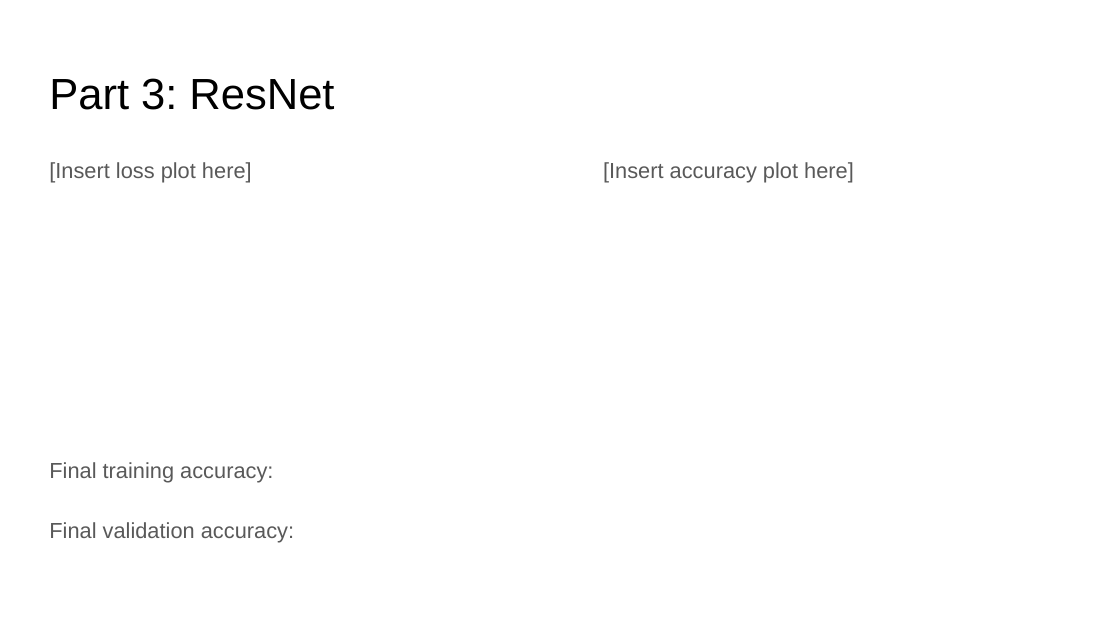
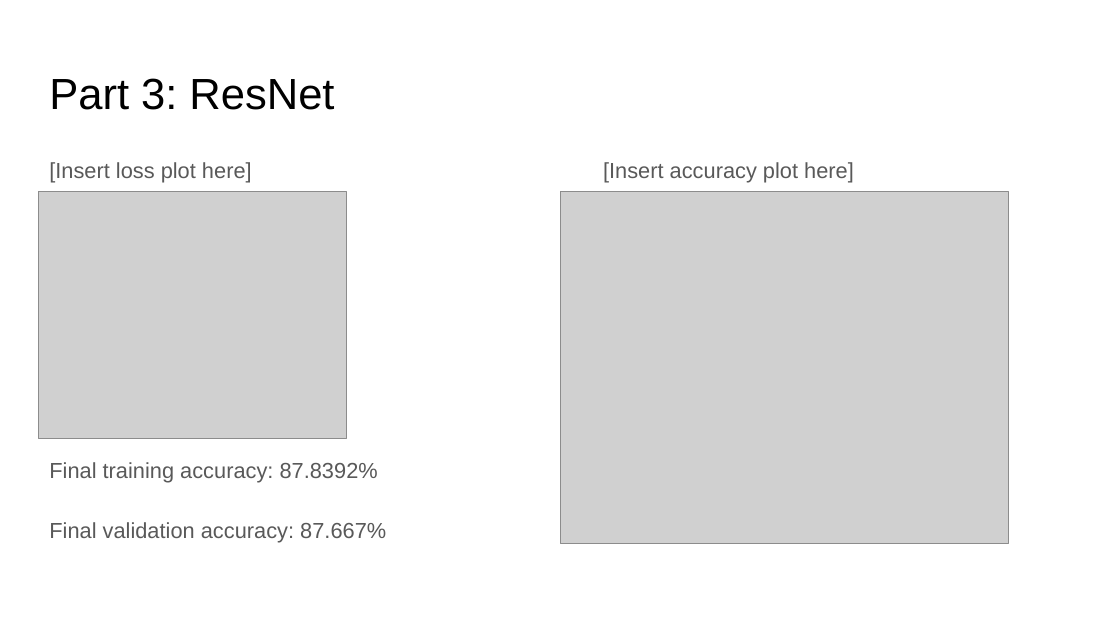
Before and after one commit to aashutoshav/Computer-Vision-Project-3, a slide deck: slide 7 of docs/proj3_report.pptx. Drawn at 1120x630 pixels with LibreOffice and Linux fonts; fonts in the diff are those of the drawing; grey boxes stand for pictures. Boxes give left, top, right and bottom in pixels: in the first picture for what was removed or moved away, otherwise in the second. Text is boxed around its words. In the diff, an @@ line names an element or a change of style, - is before the commit and + after.

```diff
--- a/docs/proj3_report.pptx
+++ b/docs/proj3_report.pptx
@@ picture added at <box>38,192,346,438</box> @@
@@ picture added at <box>560,192,1008,543</box> @@
@@ text at <box>49,462,386,543</box>: text changed @@
-Final training accuracy:
-Final validation accuracy:
+Final training accuracy: 87.8392%
+Final validation accuracy: 87.667%
```
Also in this commit, not shown: 11 other slides changed, 2 slides added, 2 slides removed, 2 other files.
